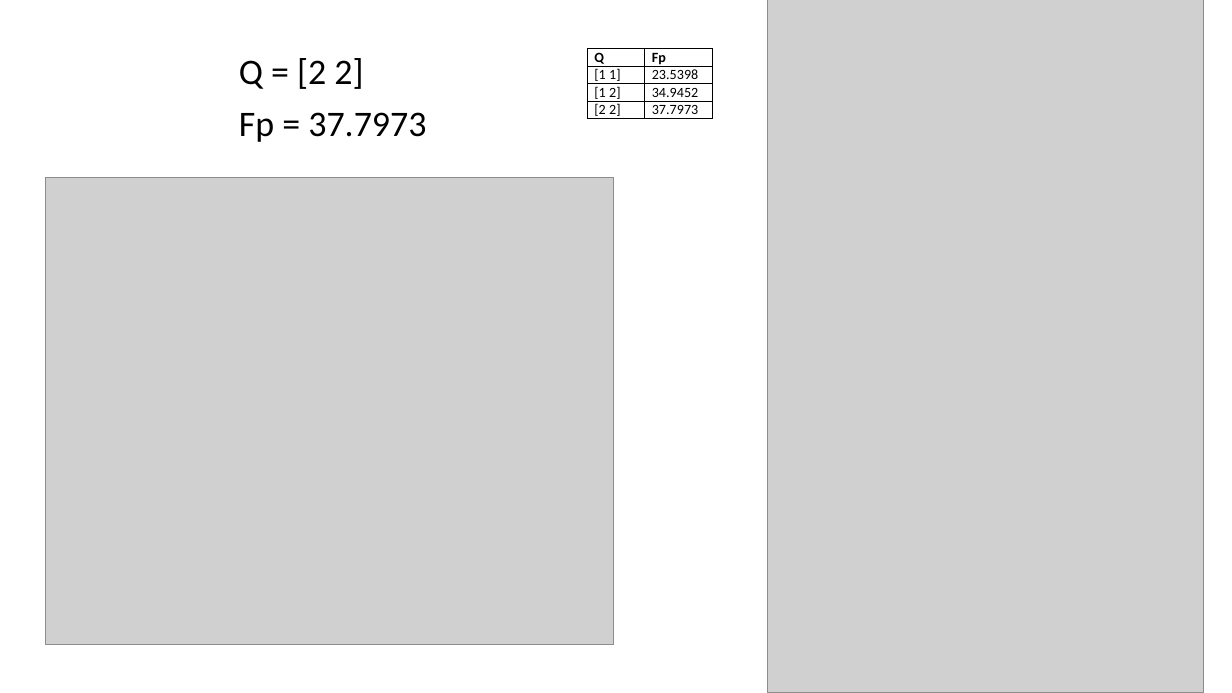
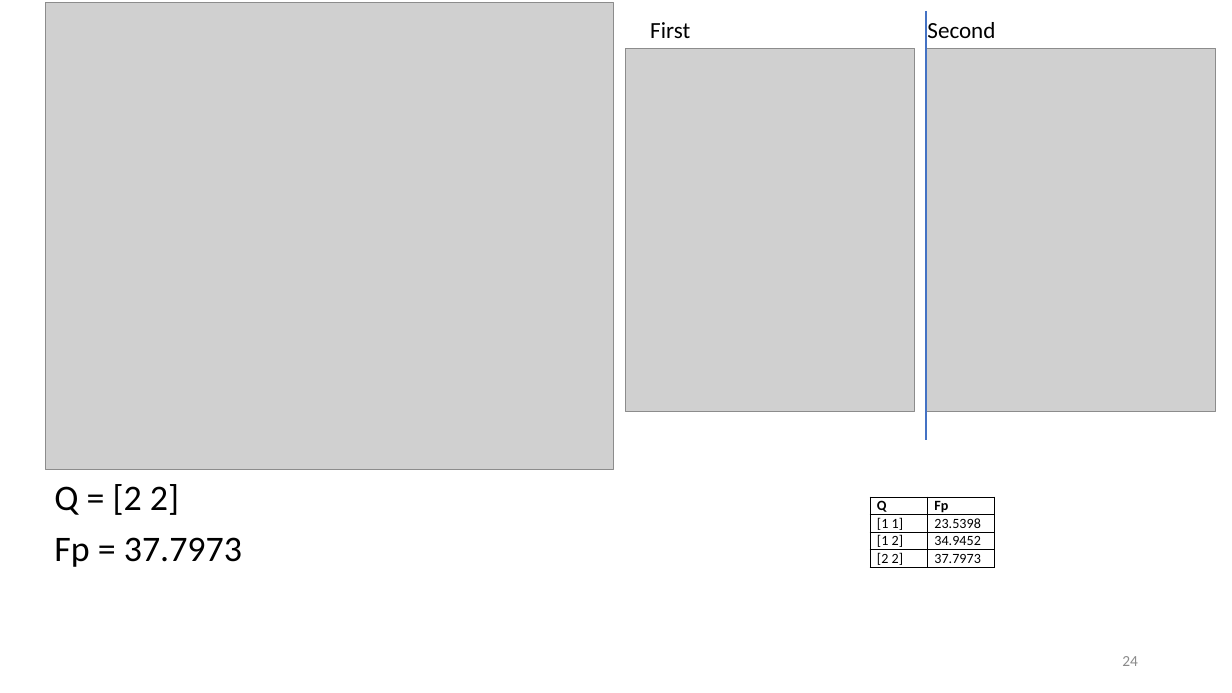
Before and after one commit to Yasmijnb/Git_Research-Practice, a slide deck: slide 24 of Results.pptx. Drawn at 1232x693 pixels with LibreOffice and Linux fonts; fonts in the diff are those of the drawing; grey boxes stand for pictures. Boxes give left, top, right and bottom in pixels: in the first picture for what was removed or moved away, otherwise in the second. Text is boxed around its words. In the diff, an @@ line names an element or a change of style, - is before the commit and + after.

```diff
--- a/Results.pptx
+++ b/Results.pptx
@@ picture moved from (x1=45, y1=177, x2=614, y2=644) to (x1=45, y1=3, x2=614, y2=470) @@
@@ text added at (x1=650, y1=22, x2=995, y2=38), 18 pt, text #000000 @@
+First Second
@@ picture removed at (x1=768, y1=0, x2=1204, y2=693) @@
@@ line added from (927, 11) to (927, 440), #4472C4 1.5 pt @@
@@ picture added at (x1=626, y1=48, x2=916, y2=412) @@
@@ picture added at (x1=927, y1=48, x2=1216, y2=412) @@
@@ text "Q = [2 2]" moved from (x1=239, y1=58, x2=426, y2=142) to (x1=54, y1=484, x2=242, y2=567) @@
@@ table moved from (x1=588, y1=49, x2=713, y2=120) to (x1=871, y1=497, x2=995, y2=569) @@
@@ page number added at (x1=1122, y1=656, x2=1138, y2=666), 12 pt, text #8C8C8C @@
+24
```
Also in this commit, not shown: 1 other file.
